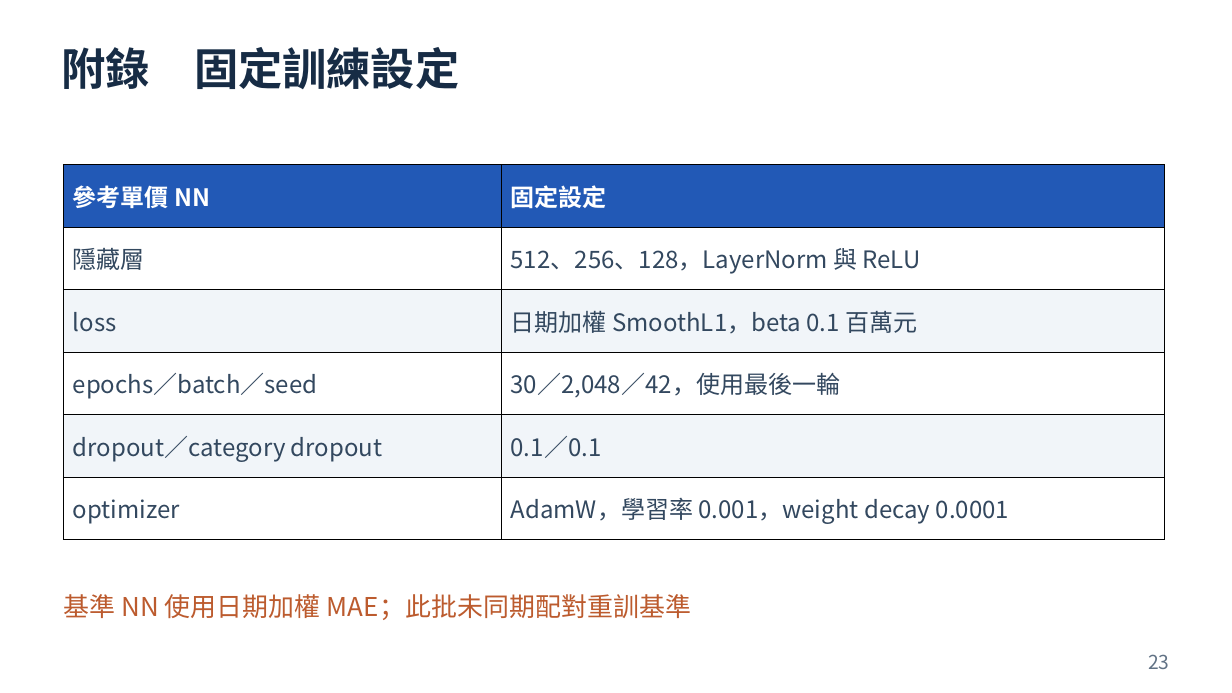
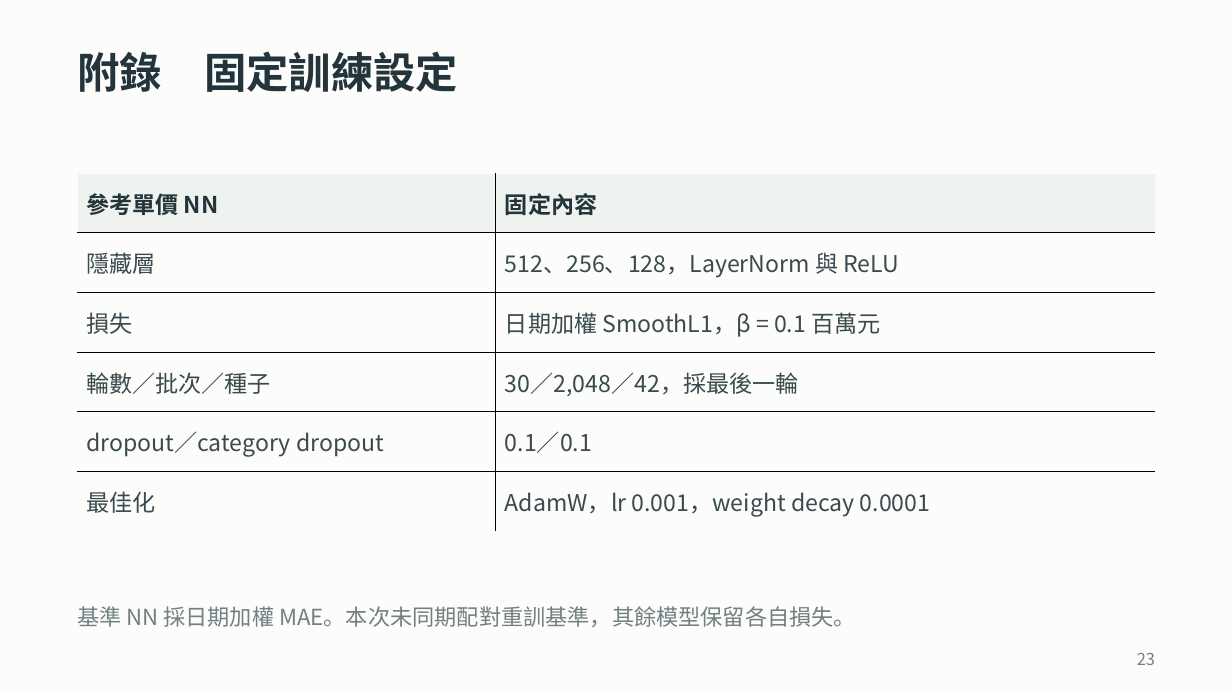
Before and after one commit to ziyi930108/nycu-house-price-regression, a slide deck: slide 23 of teaching/final_presentation/台灣房屋銷售價格預測挑戰賽_上台簡報.pptx. Drawn at 1232x693 pixels with LibreOffice and Linux fonts; fonts in the diff are those of the drawing. Boxes give left, top, right and bottom in pixels: in the first picture for what was removed or moved away, otherwise in the second. Text is boxed around its words. In the diff, an @@ line names an element or a change of style, - is before the commit and + after.

```diff
--- a/teaching/final_presentation/台灣房屋銷售價格預測挑戰賽_上台簡報.pptx
+++ b/teaching/final_presentation/台灣房屋銷售價格預測挑戰賽_上台簡報.pptx
@@ background #FFFFFF to #FCFCFA @@
@@ text "附錄 固定訓練設定" moved from (x1=62, y1=47, x2=459, y2=89) to (x1=77, y1=51, x2=458, y2=92) @@
@@ text "附錄 固定訓練設定" at (x1=77, y1=51, x2=458, y2=92): size 34.5 to 33 pt, text colour #172C45 to #23343A @@
@@ table at (x1=77, y1=174, x2=1155, y2=532) @@
-row 1, column 2: 固定設定
+row 1, column 2: 固定內容
-row 3, column 1: loss
+row 3, column 1: 損失
-row 3, column 2: 日期加權 SmoothL1，beta 0.1 百萬元
+row 3, column 2: 日期加權 SmoothL1，β = 0.1 百萬元
-row 4, column 1: epochs／batch／seed
+row 4, column 1: 輪數／批次／種子
-row 4, column 2: 30／2,048／42，使用最後一輪
+row 4, column 2: 30／2,048／42，採最後一輪
-row 6, column 1: optimizer
+row 6, column 1: 最佳化
-row 6, column 2: AdamW，學習率 0.001，weight decay 0.0001
+row 6, column 2: AdamW，lr 0.001，weight decay 0.0001
@@ fill #2259B6 to #EEF3F0 in row 1 @@
@@ fill #FFFFFF to #FCFCFA in 6 cells @@
@@ fill #F1F5F9 to #FCFCFA in 4 cells @@
@@ size 18.8 to 18 pt in "參考單價 NN", "隱藏層", "512、256、128，LayerNorm 與 ReLU", "dropout／category dropout" and 1 more places @@
@@ text colour #FFFFFF to #23343A in "參考單價 NN" @@
@@ text colour #33485F to #3A4A4E in "隱藏層", "512、256、128，LayerNorm 與 ReLU", "dropout／category dropout", "0.1／0.1" @@
@@ borders changed @@
@@ table resized from (x1=64, y1=165, x2=1165, y2=540) to (x1=77, y1=174, x2=1155, y2=532) @@
@@ text at (x1=77, y1=606, x2=856, y2=627): text changed; size 20.2 to 17.2 pt; text colour #BC5B2E to #718082 @@
-基準 NN 使用日期加權 MAE；此批未同期配對重訓基準
+基準 NN 採日期加權 MAE。本次未同期配對重訓基準，其餘模型保留各自損失。
@@ text "23" at (x1=1137, y1=653, x2=1155, y2=665): size 15 to 12.8 pt, text colour #617285 to #718082 @@
```
Also in this commit, not shown: 23 other slides changed, 37 other files.
